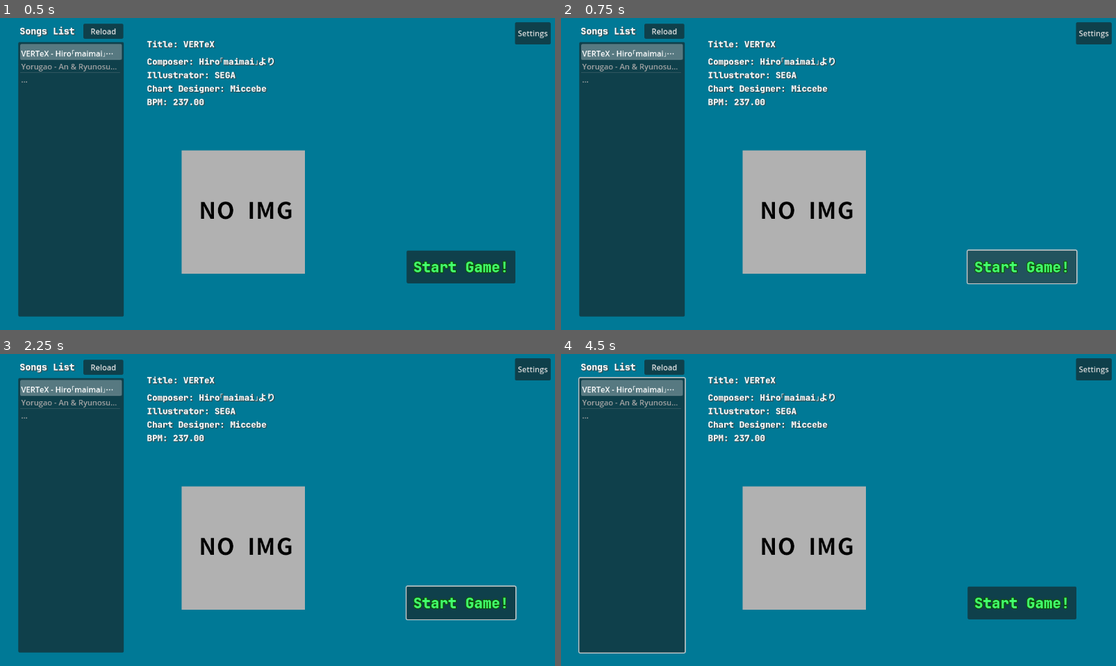
Above: before the commit, frames 1-4 (two rows, left to right).
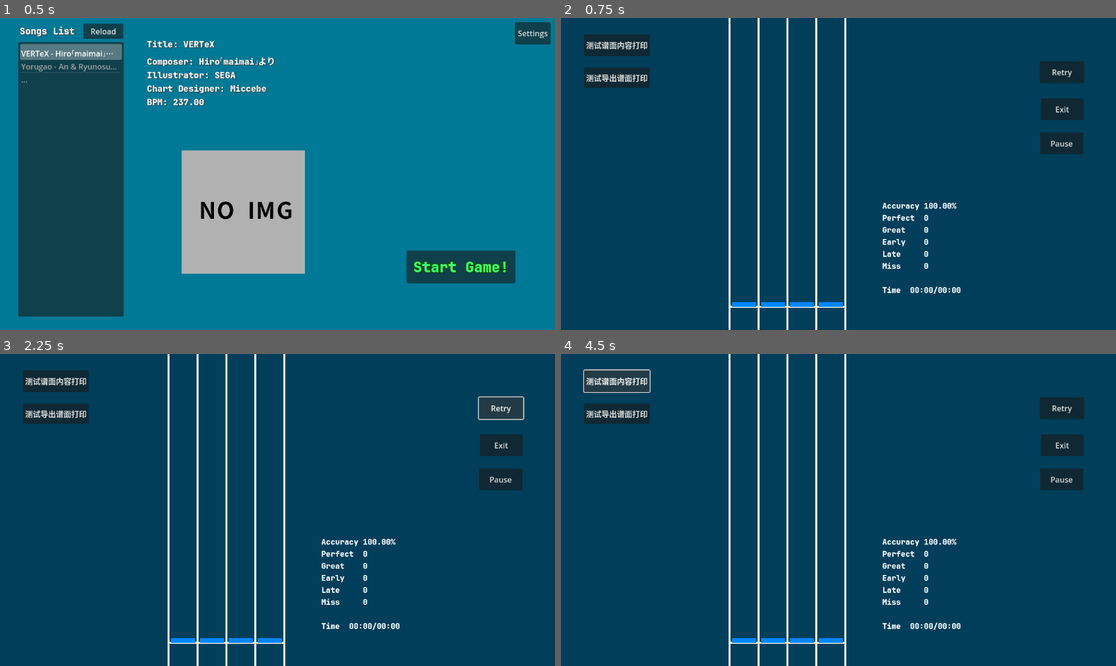
Above: after the commit, the same moments.

Repository: Miccebe/wtf-4k-rhythm-game
Game: Godot game, scene res://music_select_scene/music_select_scene.tscn
Same seed, same stepped clock (60 frames per second), same inputs: the game is played once before the commit and once after it. Sound files missing from this copy of the repository are replaced by a short silence.
Inputs (mouse positions are in pixels of both pictures, inside the frame that each line leads up to):
- Up to frame 1 (0.5 s): no input
- Up to frame 2 (0.75 s): click "Start Game!" at 0.5 s
- Up to frame 3 (2.25 s): click (460, 603) at 1.25 s, where only the run before the commit has a clickable "Start Game!"; click (499, 407) at 2 s, where only the run after the commit has a clickable "Retry"
- Up to frame 4 (4.5 s): click (1060, 407) at 2.75 s, where only the run after the commit has a clickable "Retry"; click (1060, 407) at 3.5 s, where only the run after the commit has a clickable "Retry"; click (616, 382) at 4.25 s, where only the run after the commit has a clickable "测试谱面内容打印"

Frame 1 is identical in both runs. In frame 2, 84% of the frame differs, in the area x 0-100%, y 0-100%; in frame 3, 82%; in frame 4, 82%.
Error before the commit: Parse Error: Could not parse global class "Chart" from "res://classes/chart.gd". (res://game_play_scene/playing_chart.gd:4)

Commit message:
完善谱面读取1

Diff:
--- a/classes/chart.gd
+++ b/classes/chart.gd
@@ -9,15 +9,13 @@
 	TRACK_4 = 4,
 }
 
-## 没考虑多押的加载！！！
-
 const BPM_MATCH_PATTERN: String = r"(?<=\()\-?\d+\.?(\d+)?(?=\))"
 const NOTE_TIME_MATCH_PATTERN: String = r"(?<=\{)\d+(?=\})"
 const EMPTY_NOTE_MATCH_PATTERN: String = r"(?<=[)},/])(?=,)"
 const TAP_NOTE_MATCH_PATTERN: String = r"(?<=[)},/])[1-4](?=[,/])"
 const CATCH_NOTE_MATCH_PATTERN: String = r"(?<=[)},/])[1-4]c(?=[,/])"
 const HOLD_NOTE_MATCH_PATTERN: String = r"(?<=[)},/])[1-4]h\[\d+:\d+](?=[,/])"
-const EACH_NOTE_MATCH_PATTERN: String = r"(?<=[)},])[0-9ch\[:\]/]*?,"
+const EACH_NOTE_MATCH_PATTERN: String = r"(?<=[)},])([0-9ch\[:\]]*/)+[0-9ch\[:\]]*,"
 
 
 func load_chart(_chart_content_text: String) -> Error:
@@ -36,55 +34,66 @@
 	if note_time_match_result.is_empty():
 		print("Load Error: Empty Note Time List")
 		return ERR_INVALID_PARAMETER
-	match_pattern.compile(Chart.NOTE_MATCH_PATTERN)
-	var note_match_result: Array[RegExMatch] = match_pattern.search_all(chart_content_text)
-	if note_match_result.filter(func(s): return s!=',').is_empty():
-		print("Load Error: Empty Note List")
-		return ERR_INVALID_PARAMETER
+	match_pattern.compile(Chart.EMPTY_NOTE_MATCH_PATTERN)
+	var empty_note_match_result: Array[RegExMatch] = match_pattern.search_all(chart_content_text)
+	match_pattern.compile(Chart.TAP_NOTE_MATCH_PATTERN)
+	var tap_note_match_result: Array[RegExMatch] = match_pattern.search_all(chart_content_text)
+	match_pattern.compile(Chart.CATCH_NOTE_MATCH_PATTERN)
+	var catch_note_match_result: Array[RegExMatch] = match_pattern.search_all(chart_content_text)
+	match_pattern.compile(Chart.HOLD_NOTE_MATCH_PATTERN)
+	var hold_note_match_result: Array[RegExMatch] = match_pattern.search_all(chart_content_text)
+	match_pattern.compile(Chart.EACH_NOTE_MATCH_PATTERN)
+	var each_note_match_result: Array[RegExMatch] = match_pattern.search_all(chart_content_text)
 	# 把匹配结果加入到列表中，然后按照匹配字符串开始位置排序
 	var chart_content_list: Array[Array] = []
 	for i in bpm_match_result:
 		chart_content_list.append(["BPM", i.get_string(), i.get_start()])
 	for i in note_time_match_result:
 		chart_content_list.append(["NoteTime", i.get_string(), i.get_start()])
-	for i in note_match_result:
-		chart_content_list.append(["Note", i.get_string(), i.get_start()])
+	for i in empty_note_match_result:
+		chart_content_list.append(["EmptyNote", i.get_string(), i.get_start()])
+	for i in tap_note_match_result:
+		chart_content_list.append(["TapNote", i.get_string(), i.get_start()])
+	for i in catch_note_match_result:
+		chart_content_list.append(["CatchNote", i.get_string(), i.get_start()])
+	for i in hold_note_match_result:
+		chart_content_list.append(["HoldNote", i.get_string(), i.get_start()])
+	for i in each_note_match_result:
+		chart_content_list.append(["EachNote", i.get_string(), i.get_start()])
 	chart_content_list.sort_custom(func(a, b): return a[-1] < b[-1])
 	# 把标记了字符串信息的列表转成ChartElement列表
 	var chart_content: Array[ChartElement] = []
-	var empty_note_match_result: Array[RegExMatch]
-	var tap_note_match_result: Array[RegExMatch]
-	var catch_note_match_result: Array[RegExMatch]
-	var hold_note_match_result: Array[RegExMatch]
+	var each_note_temp: Array[Note]
+	var each_note_content_count: int = 0
 	for i in range(len(chart_content_list)):
 		if chart_content_list[i][0] == "BPM":
 			chart_content.append(BPM.new(chart_content_list[i][1], i))
 		elif chart_content_list[i][0] == "NoteTime":
 			chart_content.append(NoteTime.new(chart_content_list[i][1], i))
-		elif chart_content_list[i][0] == "Note":
-			match_pattern.compile(Chart.EMPTY_NOTE_MATCH_PATTERN)
-			empty_note_match_result = match_pattern.search_all(chart_content_list[i][1])
-			match_pattern.compile(Chart.TAP_NOTE_MATCH_PATTERN)
-			tap_note_match_result = match_pattern.search_all(chart_content_list[i][1])
-			match_pattern.compile(Chart.CATCH_NOTE_MATCH_PATTERN)
-			catch_note_match_result = match_pattern.search_all(chart_content_list[i][1])
-			match_pattern.compile(Chart.HOLD_NOTE_MATCH_PATTERN)
-			hold_note_match_result = match_pattern.search_all(chart_content_list[i][1])
-			if len(tap_note_match_result) + len(catch_note_match_result) + len(hold_note_match_result) < 1:
-				print("Load Error: Empty Note List")
-				return ERR_INVALID_PARAMETER
-			chart_content.append([])
-			for i in empty_note_match_result:
-
-
+		elif chart_content_list[i][0] == "EmptyNote":
+			chart_content.append(EmptyNote.new(chart_content_list[i][1], i))
+		elif chart_content_list[i][0] == "TapNote":
+			chart_content.append(TapNote.new(chart_content_list[i][1], 1))
+		elif chart_content_list[i][0] == "CatchNote":
+			chart_content.append(CatchNote.new(chart_content_list[i][1], 1))
+		elif chart_content_list[i][0] == "HoldNote":
+			chart_content.append(HoldNote.new(chart_content_list[i][1], 1))
+		elif chart_content_list[i][0] == "EachNote":
+			each_note_temp = EachNote.new(chart_content_list[i][1], 1).note_list
+			each_note_content_count += len(each_note_temp)
+			if each_note_temp != []:
+				chart_content.append(each_note_temp)
+	if len(tap_note_match_result) + len(catch_note_match_result) + len(hold_note_match_result) + each_note_content_count < 1:
+		print("Load Error: Empty Note List")
+		return ERR_INVALID_PARAMETER
 	self.chart = chart_content
 	return OK
 
 
 func load_chart_from_reference(_reference: BaseChartDirReference) -> Error:
 	var chart_file: FileAccess = FileAccess.open(_reference.chart_file_path, FileAccess.READ)
-	if chart_file.get_open_error():
-		return chart_file.get_open_error()
+	if FileAccess.get_open_error():
+		return FileAccess.get_open_error()
 	var chart_content: String = chart_file.get_as_text()
 	var chart_content_list: PackedStringArray = chart_content.split("\n")
 	var new_chart_content_list: PackedStringArray = []
@@ -313,7 +322,24 @@
 		var tap_note_match_result: Array[RegExMatch] = match_pattern.search_all(Chart.TAP_NOTE_MATCH_PATTERN)
 		var catch_note_match_result: Array[RegExMatch] = match_pattern.search_all(Chart.CATCH_NOTE_MATCH_PATTERN)
 		var hold_note_match_result: Array[RegExMatch] = match_pattern.search_all(Chart.HOLD_NOTE_MATCH_PATTERN)
-
+		var note_list_temp: Array[Array]
+		for i in empty_note_match_result:
+			note_list_temp.append(["EmptyNote", i.get_string()])
+		for i in tap_note_match_result:
+			note_list_temp.append(["TapNote", i.get_string()])
+		for i in catch_note_match_result:
+			note_list_temp.append(["CatchNote", i.get_string()])
+		for i in hold_note_match_result:
+			note_list_temp.append(["HoldNote", i.get_string()])
+		for i in note_list_temp:
+			if i[0] == "EmptyNote":
+				pass   # note_list.append(EmptyNote.new(i[1], _index))
+			elif i[0] == "TapNote":
+				note_list.append(TapNote.new(i[1], _index))
+			elif i[0] == "CatchNote":
+				note_list.append(CatchNote.new(i[1], _index))
+			elif i[0] == "HoldNote":
+				note_list.append(HoldNote.new(i[1], _index))
 
 	func _to_string() -> String:
 		var result: String = "EachNote(["
--- a/classes/chart_dir_reference.gd
+++ b/classes/chart_dir_reference.gd
@@ -12,8 +12,8 @@
 
 func open(_chart_dir_path: String) -> Error:
 	var chart_dir: DirAccess = DirAccess.open(_chart_dir_path)
-	if chart_dir.get_open_error():
-		return chart_dir.get_open_error()
+	if DirAccess.get_open_error():
+		return DirAccess.get_open_error()
 	chart_dir.list_dir_begin()
 	var file_name: String = chart_dir.get_next()
 	while file_name:
@@ -46,6 +46,7 @@
 		return basic_info
 	var new_line: String = chart_file.get_line().strip_edges()
 	var basic_info_single_list: PackedStringArray
+	var is_bpm_read: bool = false
 	while not chart_file.eof_reached():
 		if new_line.is_empty():
 			new_line = chart_file.get_line().strip_edges()
@@ -58,11 +59,13 @@
 			basic_info_single_list[0] = basic_info_single_list[0].strip_edges()
 			basic_info_single_list[1] = basic_info_single_list[1].strip_edges()
 			print("basic_info_single_list = ", basic_info_single_list)
-			if basic_info_single_list[0] in ["song_name", "composer", "chart_designer", "illustrator"]:
+			if basic_info_single_list[0] in ["song_name", "composer", "chart_designer", "illustrator", "bpm"]:
 				basic_info[basic_info_single_list[0]] = basic_info_single_list[1]
+				if basic_info_single_list[0] == "bpm":
+					is_bpm_read = true
 		new_line = chart_file.get_line().strip_edges()
 		print("new_line = \"" + new_line + "\"")
-	if new_line[0] == '(':
+	if new_line[0] == '(' and not is_bpm_read:
 		new_line = new_line.strip_escapes().replace(' ', '').trim_prefix('(').left(new_line.find(')'))
 		basic_info["bpm"] = float(new_line)
 	return basic_info
Not shown, changed: .gitignore
